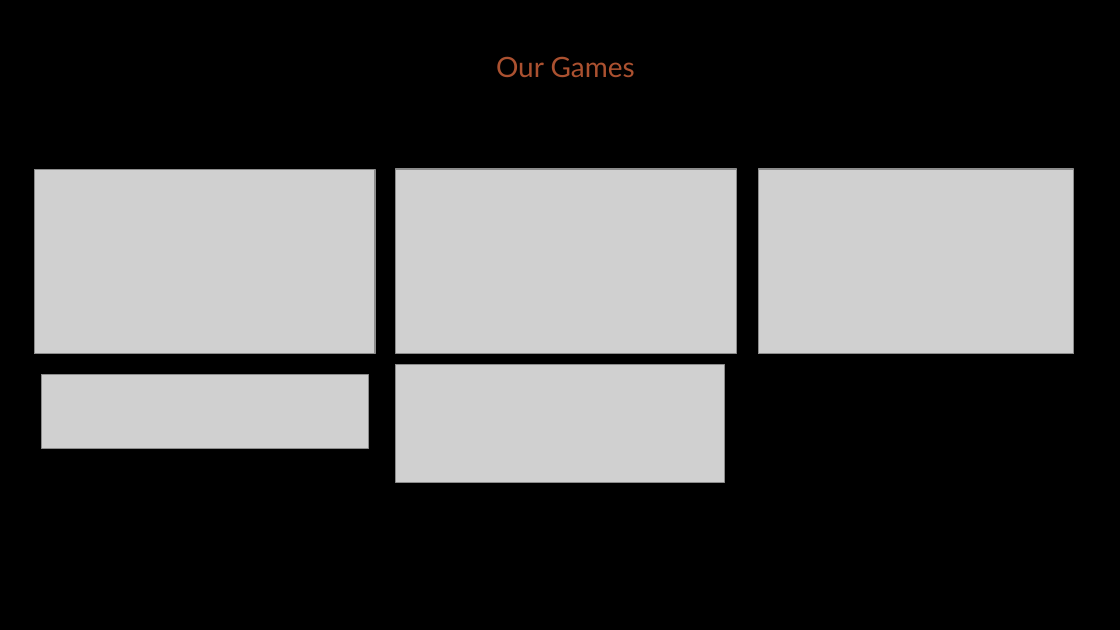
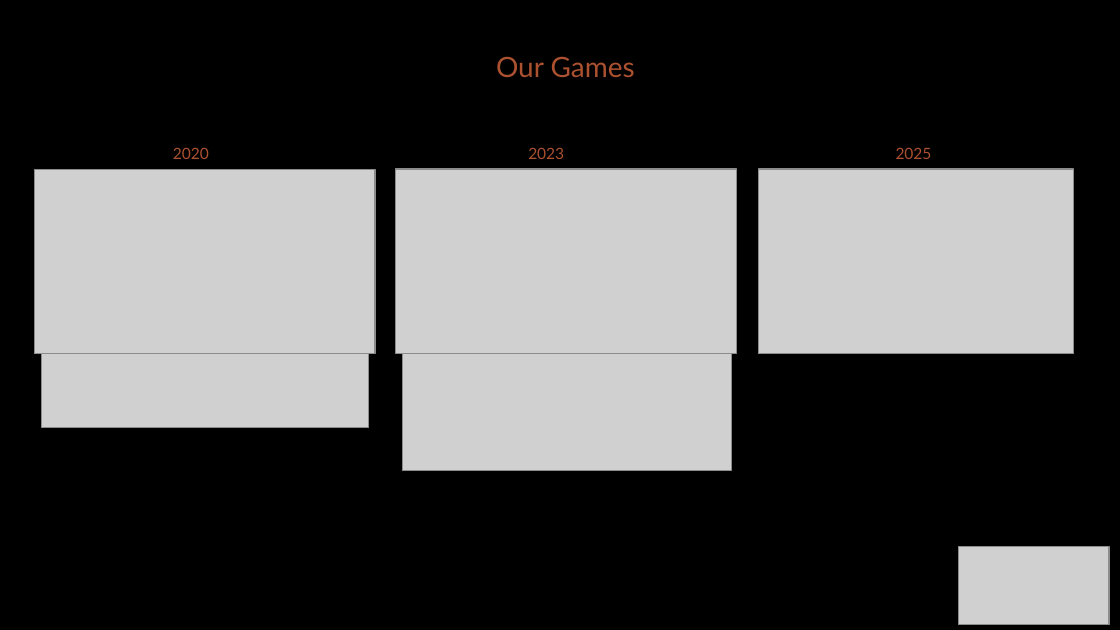
Before and after one commit to diegohcanepa/Remizione, a slide deck: slide 19 of Pitch Deck.pptx. Drawn at 1120x630 pixels with LibreOffice and Linux fonts; fonts in the diff are those of the drawing; grey boxes stand for pictures. Boxes give left, top, right and bottom in pixels: in the first picture for what was removed or moved away, otherwise in the second. Text is boxed around its words. In the diff, an @@ line names an element or a change of style, - is before the commit and + after.

```diff
--- a/Pitch Deck.pptx
+++ b/Pitch Deck.pptx
@@ text added at (173,147,209,159), 10 pt, text #AB5130 @@
+2020
@@ text added at (528,147,564,159), 10 pt, text #AB5130 @@
+2023
@@ text added at (896,147,932,159), 10 pt, text #AB5130 @@
+2025
@@ picture: place and size @@
-picture at (41,374,368,448)
+picture at (41,353,368,427)
@@ picture: place and size @@
-picture at (395,365,725,483)
+picture at (402,353,731,470)
@@ picture added at (959,547,1110,625) @@
```
Also in this commit, not shown: 12 other slides changed, 2 slides added, 2 slides removed, 5 other files.
